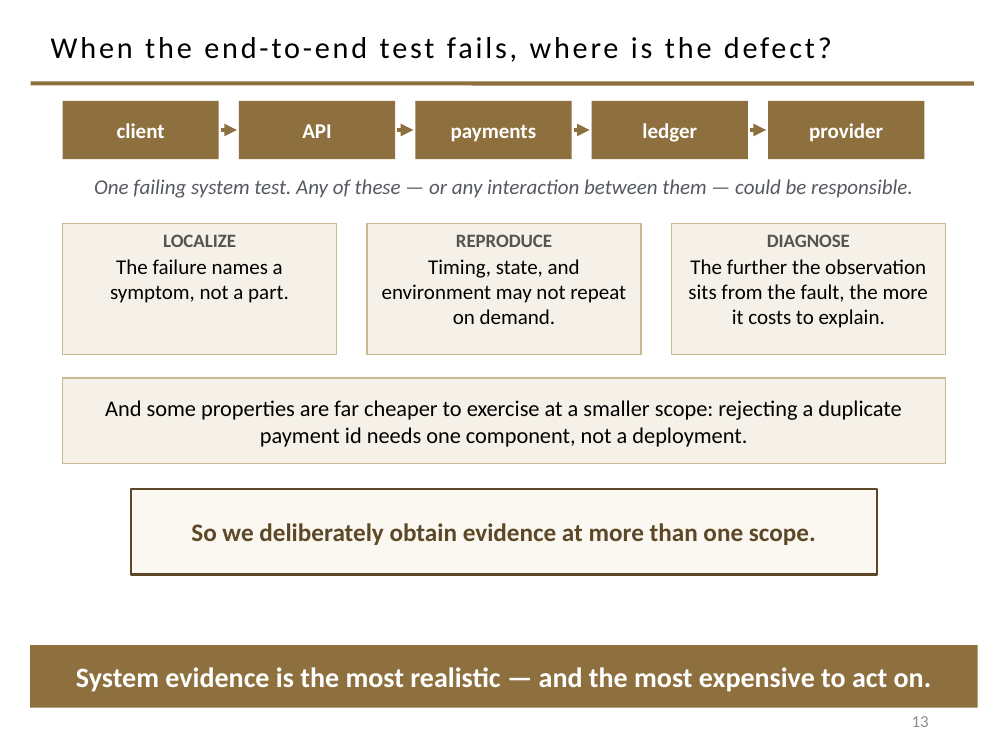
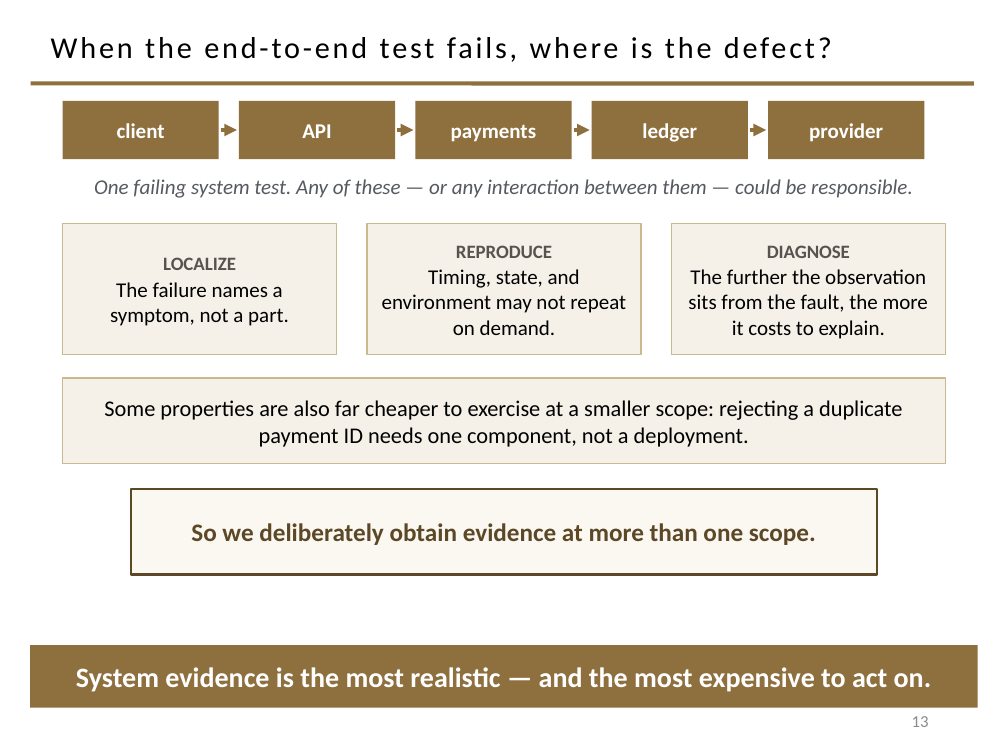
Before and after one commit to davisjam/model-based-agentic-software-engineering, a slide deck: slide 13 of course/lectures/act-1-foundations/08-validation/1-8-Validation.pptx. Drawn at 1008x756 pixels with LibreOffice and Linux fonts; fonts in the diff are those of the drawing; background and template pictures are left out. Boxes give left, top, right and bottom in pixels: in the first picture for what was removed or moved away, otherwise in the second. Text is boxed around its words. In the diff, an @@ line names an element or a change of style, - is before the commit and + after.

Commit message:
course(validation deck): §1-3 QA pass — fix at-most-one/exactly-one contradiction, quote the spec verbatim, unify the scope-row grids

```diff
--- a/course/lectures/act-1-foundations/08-validation/1-8-Validation.pptx
+++ b/course/lectures/act-1-foundations/08-validation/1-8-Validation.pptx
@@ vertical alignment top to middle in 3 elements at box(62, 224, 337, 355), box(367, 224, 641, 355), box(671, 224, 946, 355) @@
@@ text in rectangle at box(104, 400, 902, 447): text changed @@
-And some properties are far cheaper to exercise at a smaller scope: rejecting a duplicate payment id needs one component, not a deployment.
+Some properties are also far cheaper to exercise at a smaller scope: rejecting a duplicate payment ID needs one component, not a deployment.
```
Also in this commit, not shown: 10 other slides changed.
